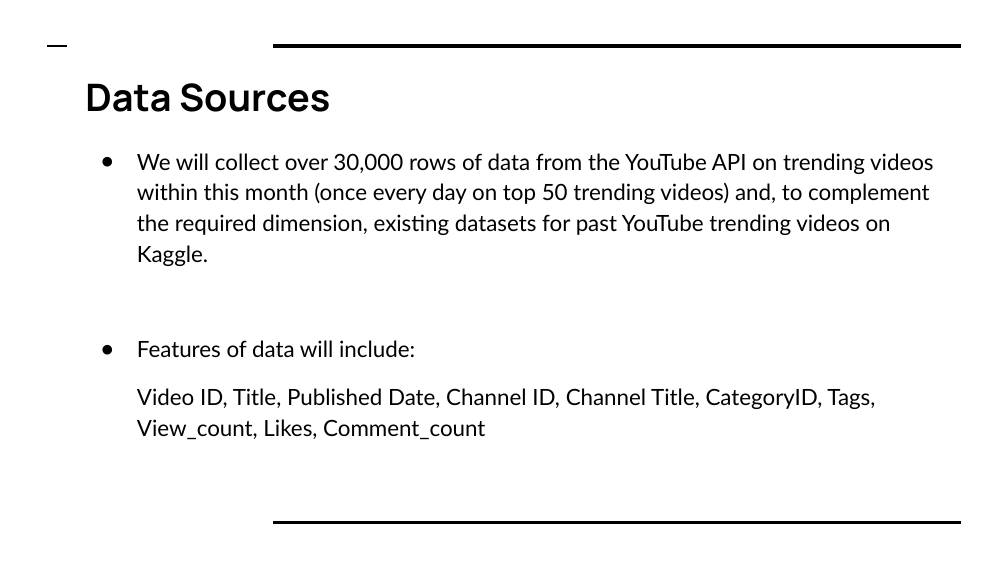
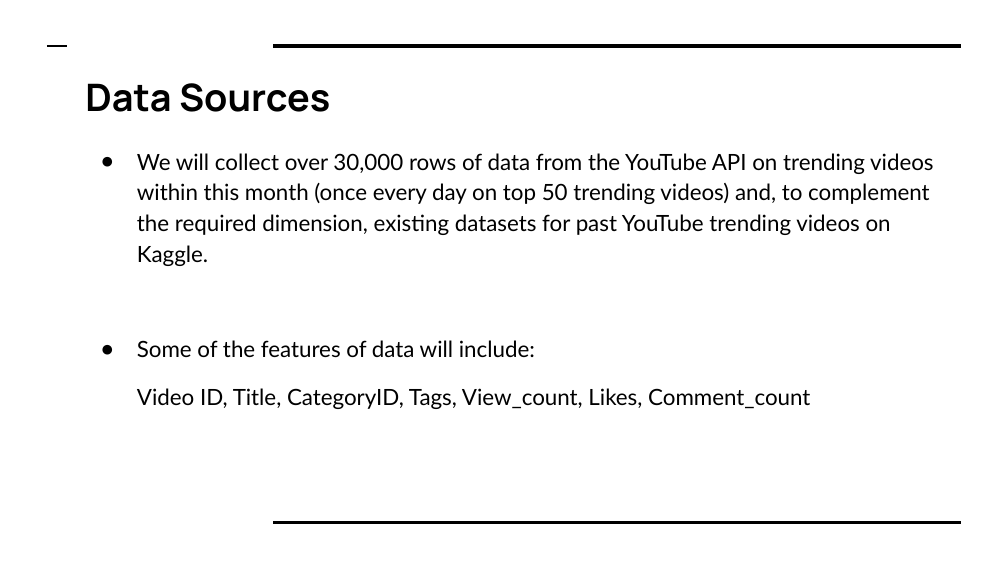
Before and after one commit to wkzhuang/YouTube-Analysis, a slide deck: slide 4 of 7200 Proj Planning Pre - Team 2.pptx. Drawn at 1008x567 pixels with LibreOffice and Linux fonts; fonts in the diff are those of the drawing. Boxes give left, top, right and bottom in pixels: in the first picture for what was removed or moved away, otherwise in the second. Text is boxed around its words. In the diff, an @@ line names an element or a change of style, - is before the commit and + after.

```diff
--- a/7200 Proj Planning Pre - Team 2.pptx
+++ b/7200 Proj Planning Pre - Team 2.pptx
@@ text at [137, 340, 810, 409]: text changed @@
-● Features of data will include:
-Video ID, Title, Published Date, Channel ID, Channel Title, CategoryID, Tags, View_count, Likes, Comment_count
+● Some of the features of data will include:
+Video ID, Title, CategoryID, Tags, View_count, Likes, Comment_count
```
Also in this commit, not shown: 3 other slides changed.
